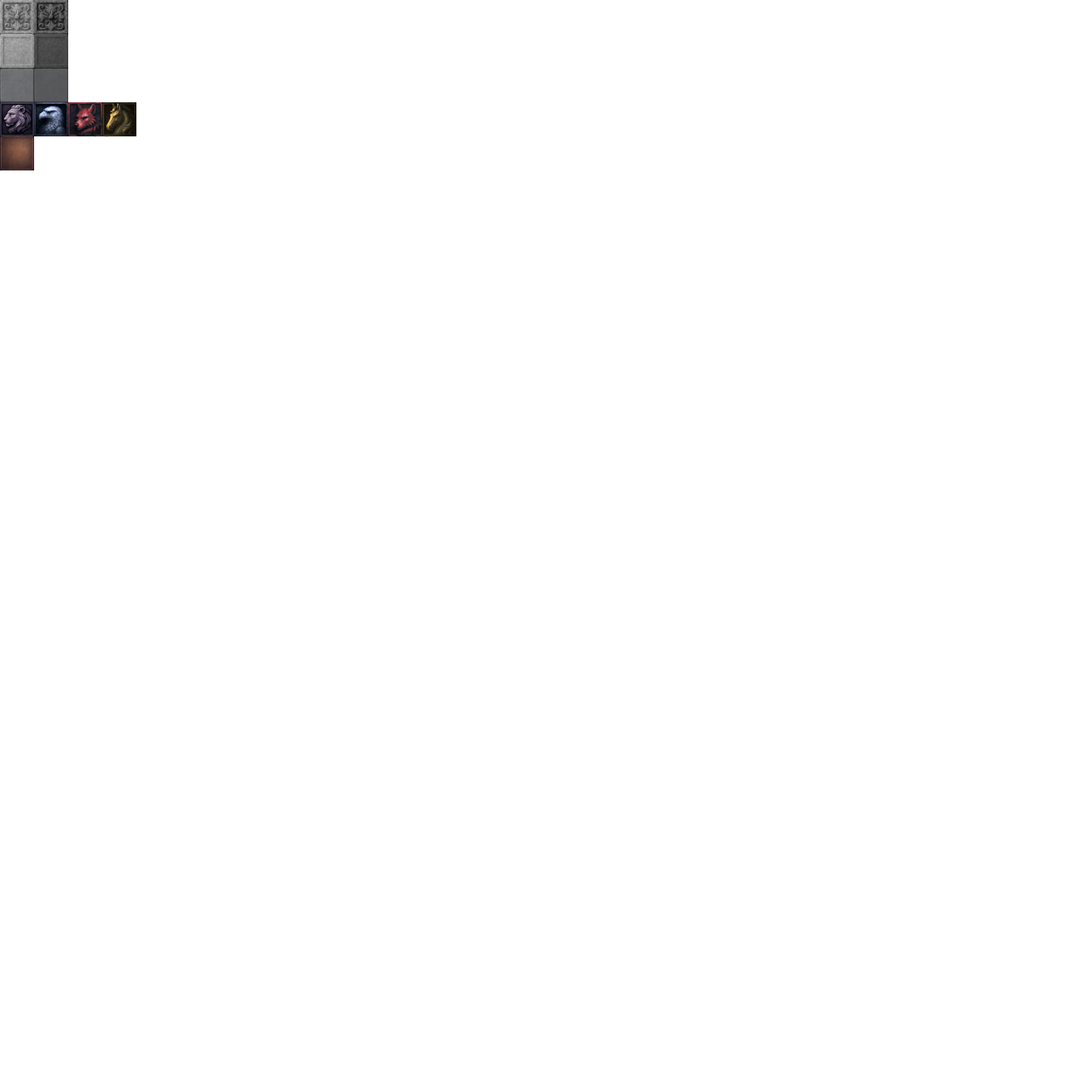
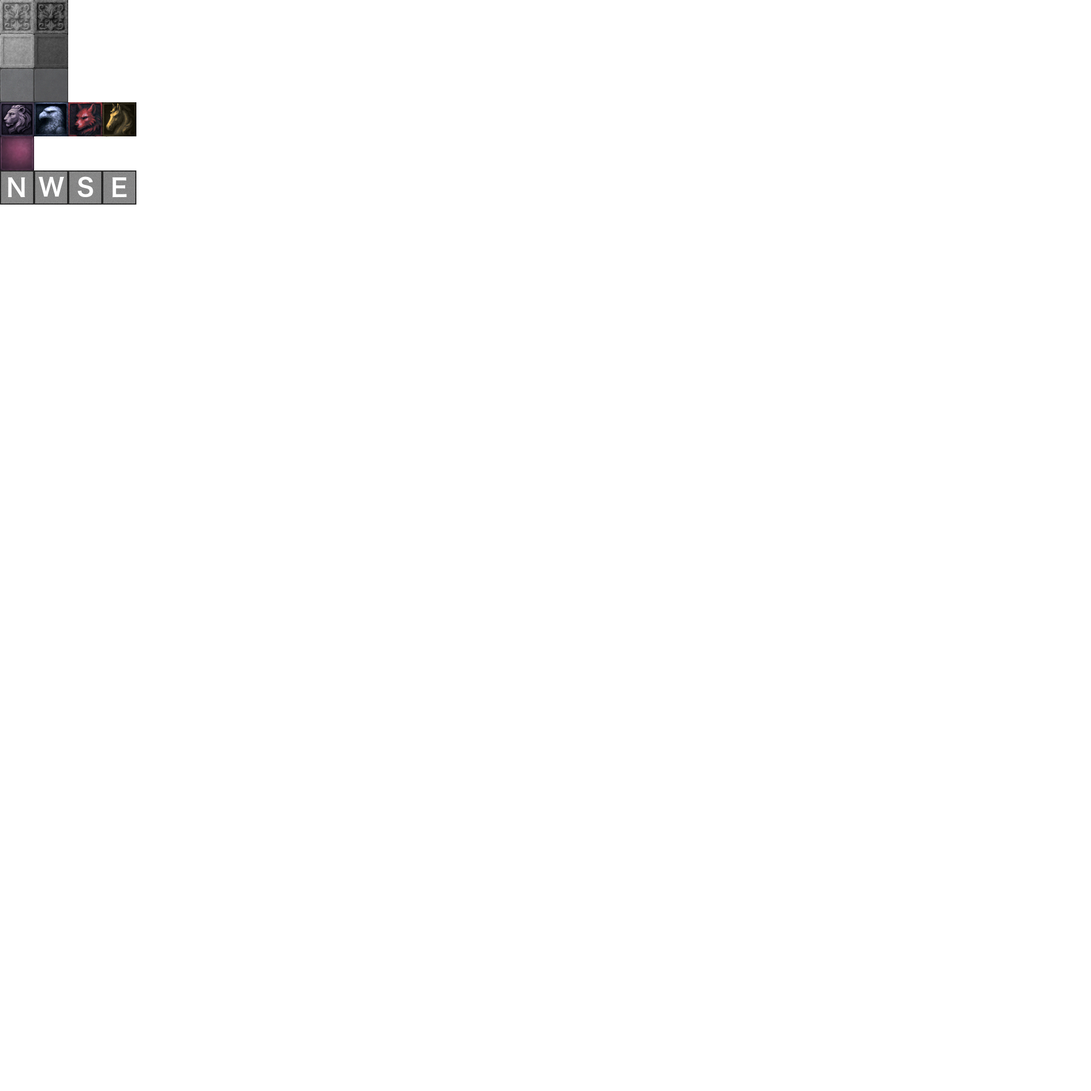
Layers edited between the first and the second 1091 × 1091 image:
painted on "Layer" over [0, 136, 137, 205]
